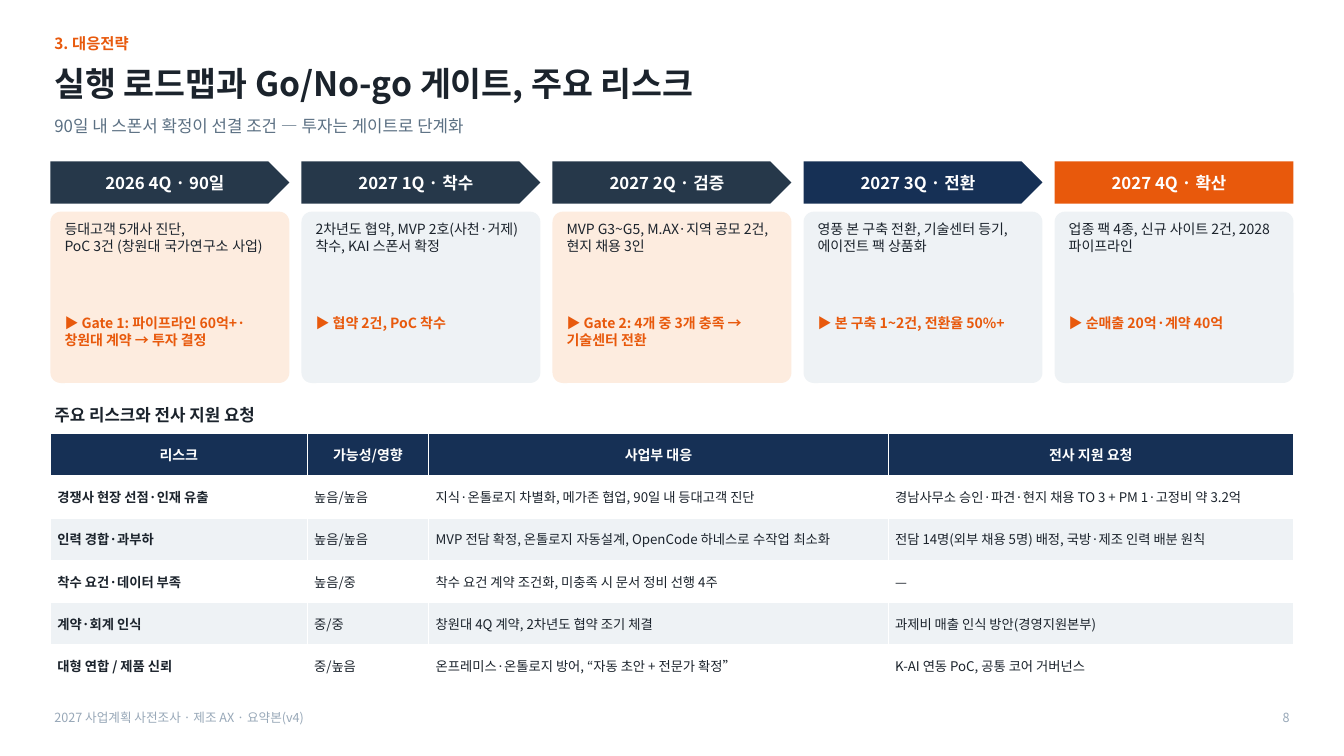
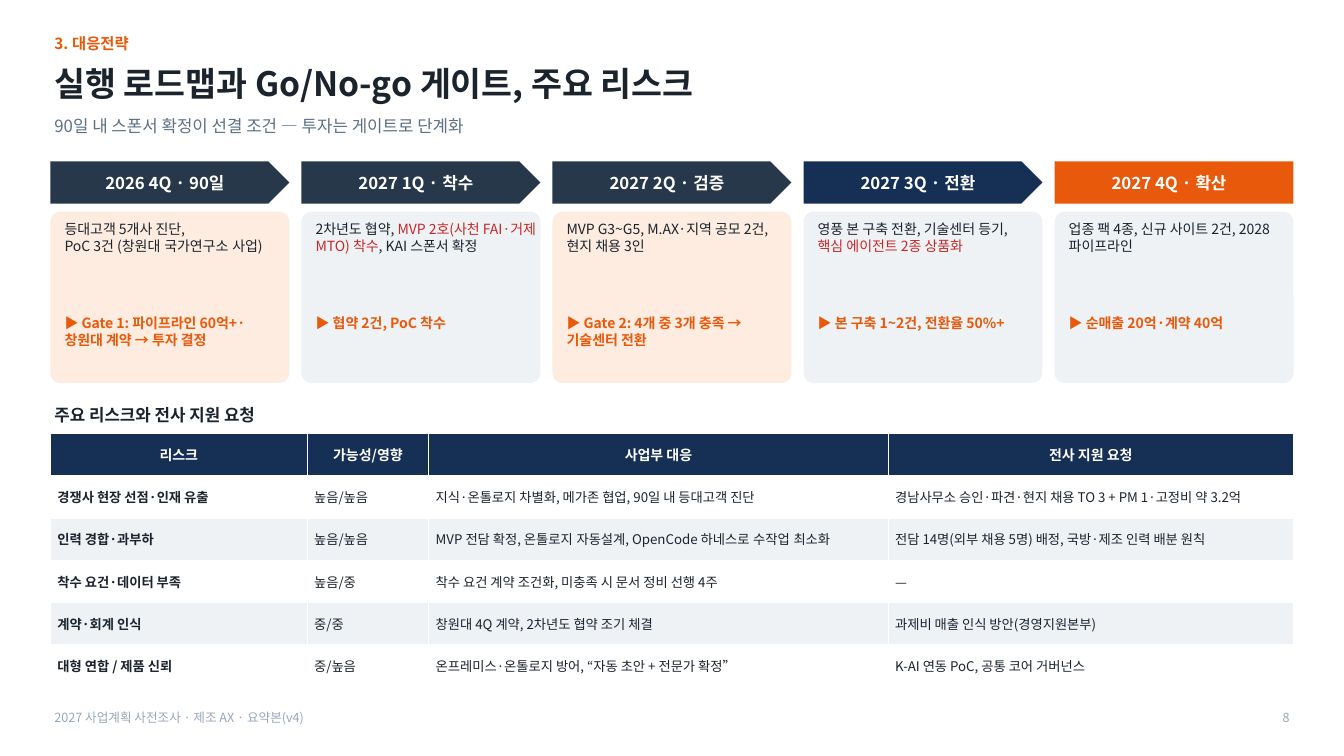
Before and after one commit to Jacob-Yeom/claude, a slide deck: slide 9 of output/2027_mfg_AX_summary_v4_1_product_roadmap_supplement.pptx. Drawn at 1344x756 pixels with LibreOffice and Linux fonts; fonts in the diff are those of the drawing. Boxes give left, top, right and bottom in pixels: in the first picture for what was removed or moved away, otherwise in the second. Text is boxed around its words. In the diff, an @@ line names an element or a change of style, - is before the commit and + after.

```diff
--- a/output/2027_mfg_AX_summary_v4_1_product_roadmap_supplement.pptx
+++ b/output/2027_mfg_AX_summary_v4_1_product_roadmap_supplement.pptx
@@ text at box(316, 222, 536, 254): text changed; text colour #1B232C to #C62828 @@
-2차년도 협약, MVP 2호(사천·거제) 착수, KAI 스폰서 확정
+2차년도 협약, MVP 2호(사천 FAI·거제 MTO) 착수, KAI 스폰서 확정
@@ text at box(818, 222, 1008, 252): text changed @@
-영풍 본 구축 전환, 기술센터 등기, 에이전트 팩 상품화
+영풍 본 구축 전환, 기술센터 등기, 핵심 에이전트 2종 상품화
```
Also in this commit, not shown: 9 other slides changed, 2 other files.
